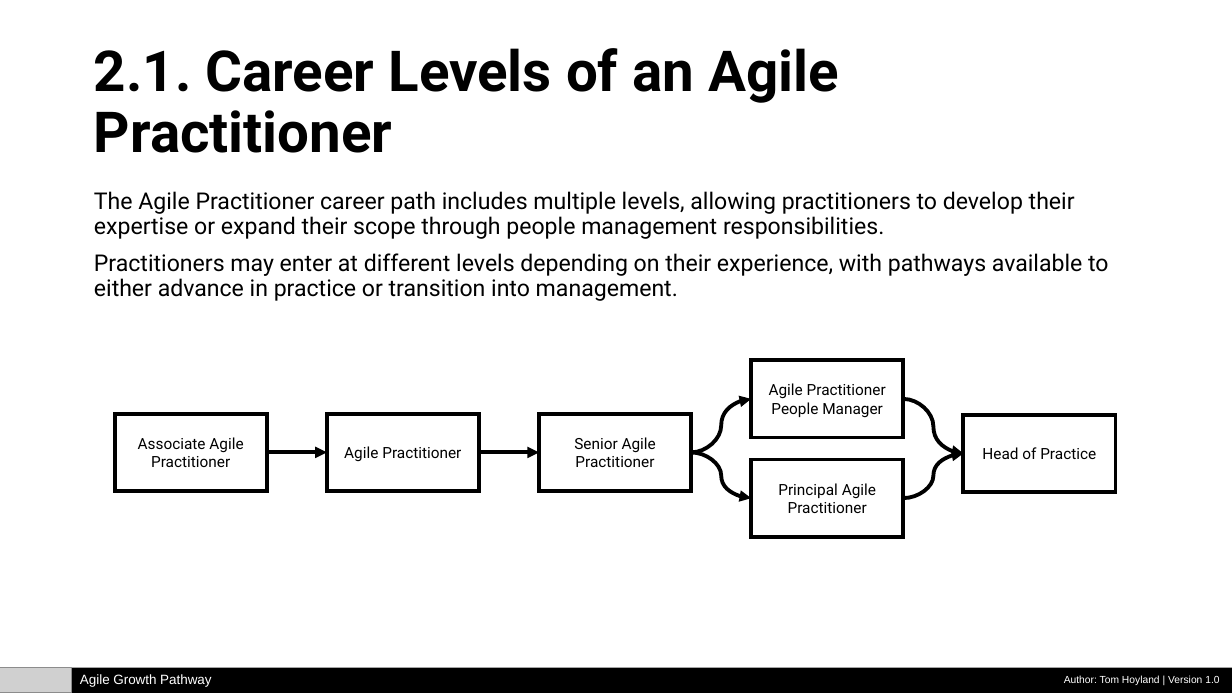
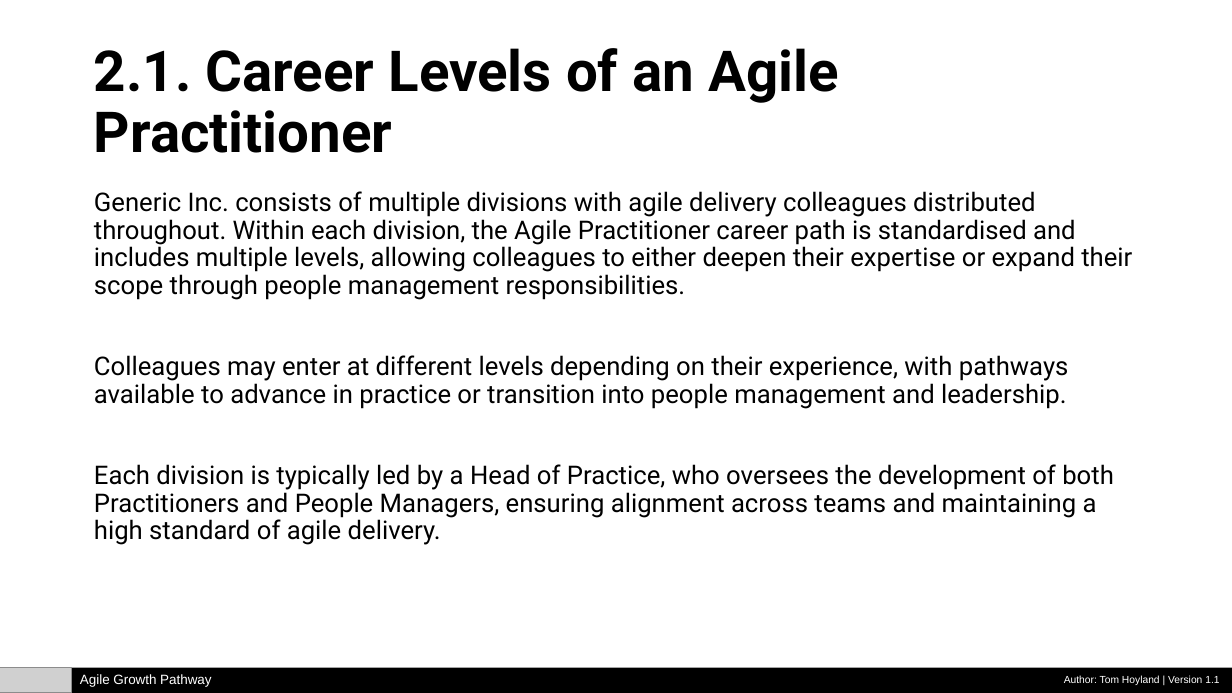
Before and after one commit to tomhoyland/agile-growth-pathway, a slide deck: slide 3 of Agile-Growth-Pathway.pptx. Drawn at 1232x693 pixels with LibreOffice and Linux fonts; fonts in the diff are those of the drawing; grey boxes stand for pictures. Boxes give left, top, right and bottom in pixels: in the first picture for what was removed or moved away, otherwise in the second. Text is boxed around its words. In the diff, an @@ line names an element or a change of style, - is before the commit and + after.

Commit message:
Add files via upload
Version 1.1 - minor change to introduction and context of organisation, divisions etc.

```diff
--- a/Agile-Growth-Pathway.pptx
+++ b/Agile-Growth-Pathway.pptx
@@ text at (x1=94, y1=191, x2=1132, y2=545): text changed; size 18 to 20 pt @@
-The Agile Practitioner career path includes multiple levels, allowing practitioners to develop their expertise or expand their scope through people management responsibilities.
-Practitioners may enter at different levels depending on their experience, with pathways available to either advance in practice or transition into management.
+Generic Inc. consists of multiple divisions with agile delivery colleagues distributed throughout. Within each division, the Agile Practitioner career path is standardised and includes multiple levels, allowing colleagues to either deepen their expertise or expand their scope through people management responsibilities.
+Colleagues may enter at different levels depending on their experience, with pathways available to advance in practice or transition into people management and leadership.
+Each division is typically led by a Head of Practice, who oversees the development of both Practitioners and People Managers, ensuring alignment across teams and maintaining a high standard of agile delivery.
@@ rectangle removed at (x1=751, y1=360, x2=904, y2=438) @@
-Agile Practitioner People Manager
@@ rectangle removed at (x1=115, y1=414, x2=267, y2=492) @@
-Associate Agile Practitioner
@@ rectangle removed at (x1=327, y1=414, x2=480, y2=492) @@
-Agile Practitioner
@@ rectangle removed at (x1=539, y1=414, x2=691, y2=492) @@
-Senior Agile Practitioner
@@ curved arrow removed from (691, 453) to (751, 399) @@
@@ curved arrow removed from (904, 399) to (964, 454) @@
@@ rectangle removed at (x1=964, y1=415, x2=1116, y2=493) @@
-Head of Practice
@@ arrow removed from (267, 453) to (327, 453) @@
@@ arrow removed from (480, 453) to (539, 453) @@
@@ curved arrow removed from (691, 453) to (751, 498) @@
@@ rectangle removed at (x1=751, y1=459, x2=904, y2=537) @@
-Principal Agile Practitioner
@@ curved arrow removed from (904, 498) to (964, 454) @@
@@ text at (x1=1064, y1=676, x2=1219, y2=685): text changed @@
-Author: Tom Hoyland | Version 1.0
+Author: Tom Hoyland | Version 1.1
```
Also in this commit, not shown: 14 other slides changed, 1 other file.
